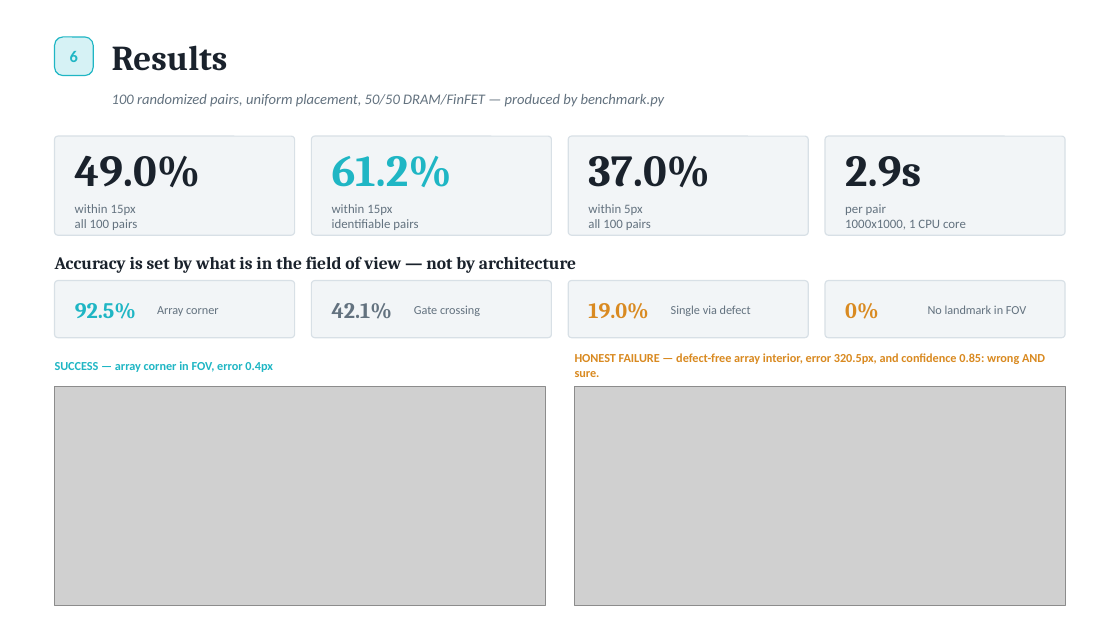
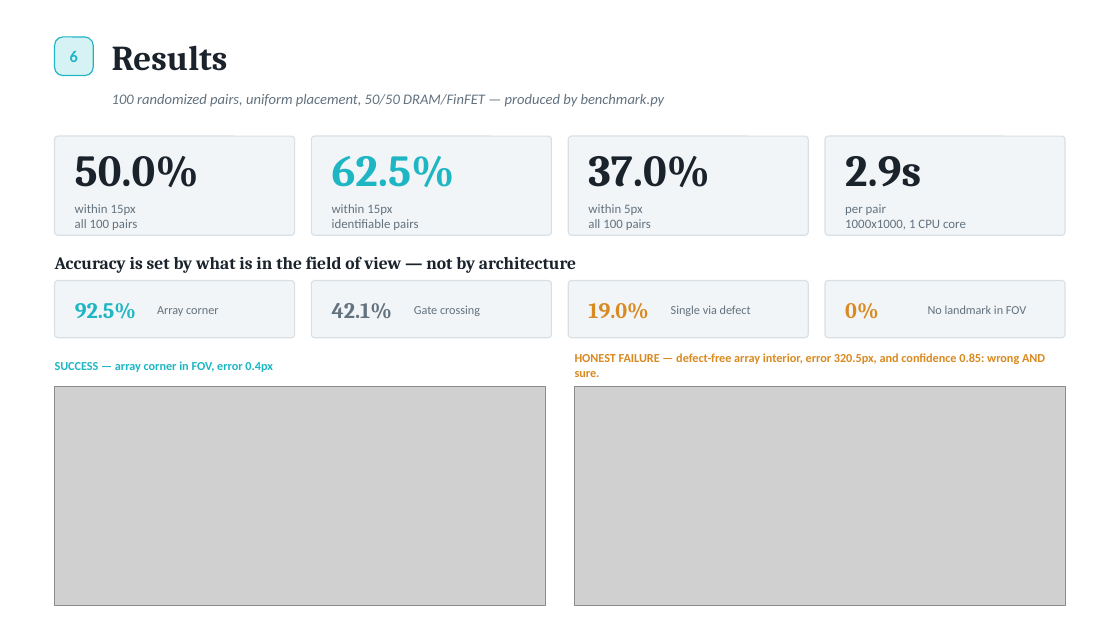
Before and after one commit to yogeshwars-cys/Drift-Sense, a slide deck: slide 6 of deck/DriftSense_Submission.pptx. Drawn at 1120x630 pixels with LibreOffice and Linux fonts; fonts in the diff are those of the drawing; grey boxes stand for pictures. Boxes give left, top, right and bottom in pixels: in the first picture for what was removed or moved away, otherwise in the second. Text is boxed around its words. In the diff, an @@ line names an element or a change of style, - is before the commit and + after.

```diff
--- a/deck/DriftSense_Submission.pptx
+++ b/deck/DriftSense_Submission.pptx
@@ text at bbox=[75, 156, 199, 187]: text changed @@
-49.0%
+50.0%
@@ text at bbox=[332, 156, 455, 187]: text changed @@
-61.2%
+62.5%
```
Also in this commit, not shown: 7 other files.
